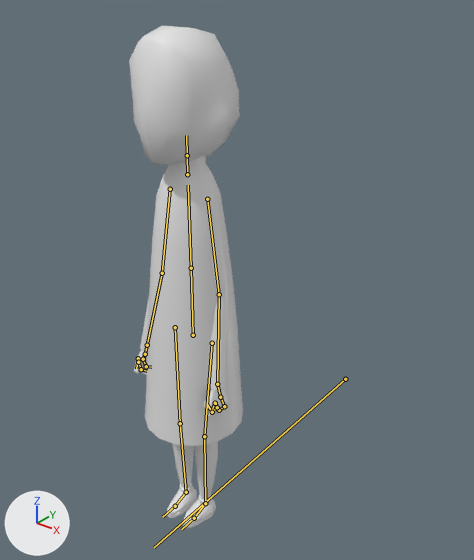
Before and after pictures for a commit that changed the FBX model Assets/Characters/FBX/Iman.fbx.
Rendered twice from a camera (50 mm lens) standing at (1.171, -1.254, 1.706) and looking at (0.079, 0.112, 0.86). Every picture has the same lights, and +X, +Y and +Z are marked at lower left. Both versions are drawn at the pose saved in each file; the numbers are the values there. The bones that bend it are drawn over the model as lines.

Objects in the first picture: 'Iman.Mesh'.
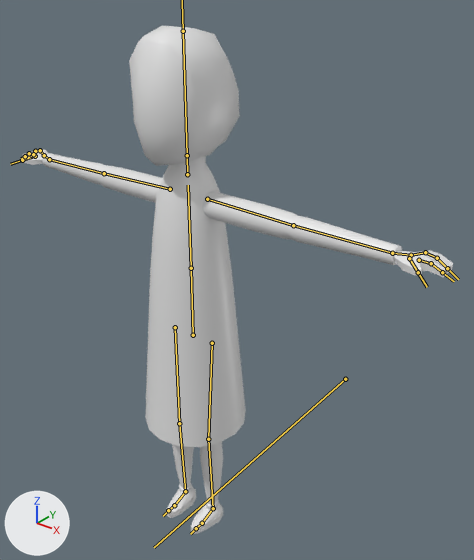
What the commit changed:
Bone 'Arm.R' (bone_arm_r) turns from (0, 0, -78) to (0, 0, 0) degrees about its own x, y and z.
Bone 'Forearm.R' (bone_forearm_r) turns from (-8, 0, 0) to (0, 0, 0) degrees about its own x, y and z.
Bone 'Thumb.R' (bone_thumb_r) turns from (21, -3, 0) to (0, 0, 0) degrees about its own x, y and z.
Bone 'Fingers.R' (bone_fingers_r) turns from (0, 0, -33) to (0, 0, 0) degrees about its own x, y and z.
Bone 'Fingers.Tip.R' (bone_fingers_tip_r) turns from (0, 0, -52) to (0, 0, 0) degrees about its own x, y and z.
Bone 'Index.R' (bone_index_r) moves from (-0.001, -0.002, 0.0) to (0.0, 0.0, 0.0).
Bone 'Index.R' (bone_index_r) turns from (0, 0, -33) to (0, 0, 0) degrees about its own x, y and z.
Bone 'Index.Tip.R' (bone_index_tip_r) turns from (0, 0, -52) to (0, 0, 0) degrees about its own x, y and z.
Bone 'Arm.L' (bone_arm_l) turns from (0, 0, 81) to (0, 0, 0) degrees about its own x, y and z.
Bone 'Forearm.L' (bone_forearm_l) turns from (-13, 0, 0) to (0, 0, 0) degrees about its own x, y and z.
Bone 'Thumb.L' (bone_thumb_l) turns from (28, 0, 0) to (0, 0, 0) degrees about its own x, y and z.
Bone 'Fingers.L' (bone_fingers_l) turns from (0, 0, 44) to (0, 0, 0) degrees about its own x, y and z.
Bone 'Fingers.Tip.L' (bone_fingers_tip_l) turns from (0, 0, 65) to (0, 0, 0) degrees about its own x, y and z.
Bone 'Index.L' (bone_index_l) moves from (0.002, -0.002, 0.0) to (0.0, 0.0, 0.0).
Bone 'Index.L' (bone_index_l) turns from (0, 0, 44) to (0, 0, 0) degrees about its own x, y and z.
Bone 'Index.Tip.L' (bone_index_tip_l) turns from (0, 0, 65) to (0, 0, 0) degrees about its own x, y and z.
Bone 'UpperLeg.L' (bone_upperleg_l) turns from (0, 0, 3) to (0, 0, 0) degrees about its own x, y and z.

Changed parts and their boxes (x1, y1, x2, y2) in the pictures (474 x 560 px):
'Iman.Mesh', posed (276% wider): before (129, 26, 243, 528); after (22, 26, 453, 534)
bone 'Arm.R', root to tip: before (170, 189) to (162, 273); after (170, 189) to (104, 173)
bone 'Forearm.R', root to tip: before (162, 273) to (147, 345); after (104, 173) to (49, 159)
bone 'Thumb.R', root to tip: before (138, 358) to (136, 368); after (35, 156) to (22, 160)
bone 'Fingers.R', root to tip: before (143, 359) to (146, 366); after (40, 150) to (35, 151)
bone 'Fingers.Tip.R', root to tip: before (146, 366) to (151, 367); after (35, 151) to (31, 155)
bone 'Index.R', root to tip: before (138, 362) to (141, 369); after (33, 154) to (29, 153)
bone 'Index.Tip.R', root to tip: before (141, 369) to (147, 371); after (29, 153) to (25, 156)
bone 'Arm.L', root to tip: before (207, 199) to (219, 294); after (207, 199) to (293, 225)
bone 'Forearm.L', root to tip: before (219, 294) to (217, 384); after (293, 225) to (392, 253)
bone 'Thumb.L', root to tip: before (215, 403) to (211, 412); after (409, 258) to (418, 272)
bone 'Fingers.L', root to tip: before (224, 406) to (219, 410); after (425, 252) to (437, 258)
bone 'Fingers.Tip.L', root to tip: before (219, 410) to (214, 401); after (437, 258) to (447, 268)
bone 'Index.L', root to tip: before (217, 407) to (212, 412); after (419, 260) to (431, 263)
bone 'Index.Tip.L', root to tip: before (212, 412) to (207, 404); after (431, 263) to (442, 272)
bone 'UpperLeg.L', root to tip: before (212, 343) to (204, 436); after (212, 343) to (208, 439)
